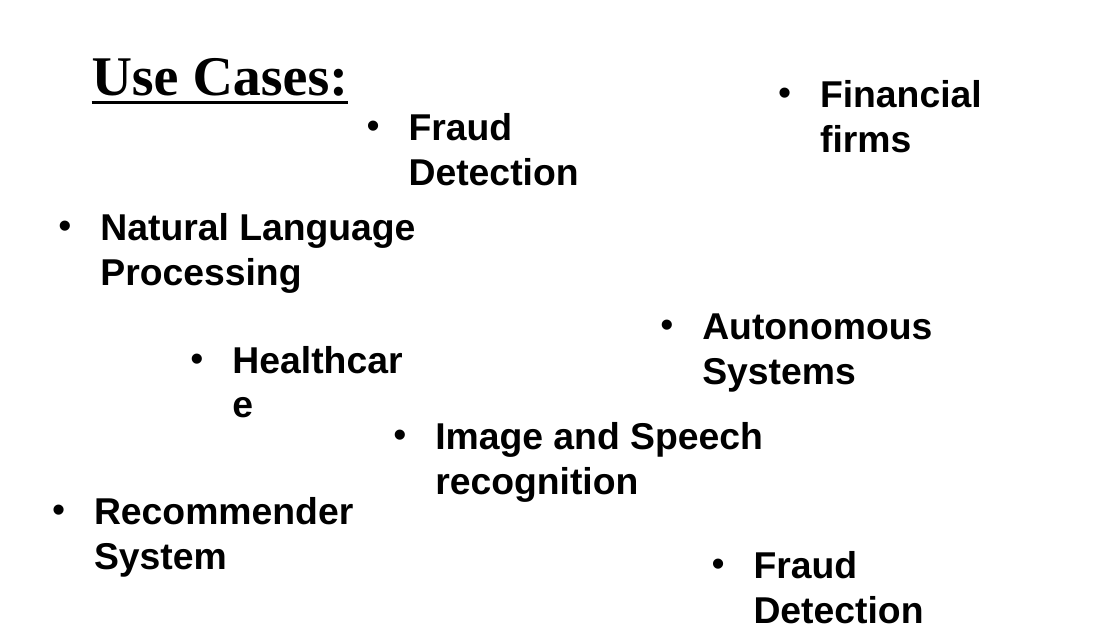
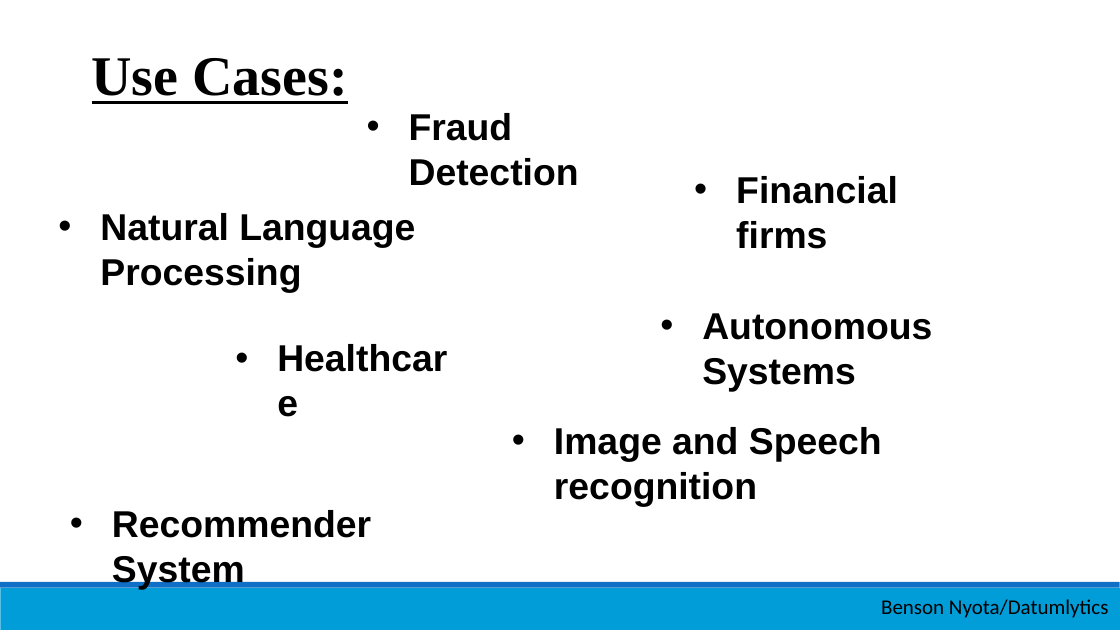
Before and after one commit to Nyotabenson/March24_Resources, a slide deck: slide 3 of 21_Intro... Machine Learning/Introduction_to_ML.pptx. Drawn at 1120x630 pixels with LibreOffice and Linux fonts; fonts in the diff are those of the drawing. Boxes give left, top, right and bottom in pixels: in the first picture for what was removed or moved away, otherwise in the second. Text is boxed around its words. In the diff, an @@ line names an element or a change of style, - is before the commit and + after.

```diff
--- a/21_Intro... Machine Learning/Introduction_to_ML.pptx
+++ b/21_Intro... Machine Learning/Introduction_to_ML.pptx
@@ text "Financial firms": place and size @@
-text "Financial firms" at [820, 80, 982, 153]
+text "Financial firms" at [736, 176, 898, 249]
@@ text "Healthcare": place and size @@
-text "Healthcare" at [182, 332, 427, 386]
+text "Healthcare" at [227, 330, 471, 384]
@@ text "Image and Speech recognition": place and size @@
-text "Image and Speech recognition" at [435, 422, 763, 502]
+text "Image and Speech recognition" at [554, 427, 882, 507]
@@ text "Recommender System": place and size @@
-text "Recommender System" at [94, 497, 353, 577]
+text "Recommender System" at [112, 510, 371, 590]
@@ text removed at [754, 551, 924, 624] @@
-• Fraud Detection
@@ rectangle added at [0, 588, 1120, 630], fill #009DD9 @@
@@ rectangle added at [0, 582, 1120, 588], fill #0F6FC6 @@
@@ text added at [881, 599, 1109, 618], 18 pt, text #000000 @@
+Benson Nyota/Datumlytics
```
Also in this commit, not shown: 5 other slides changed, 9 slides added, 6 slides removed, 3 other files.
